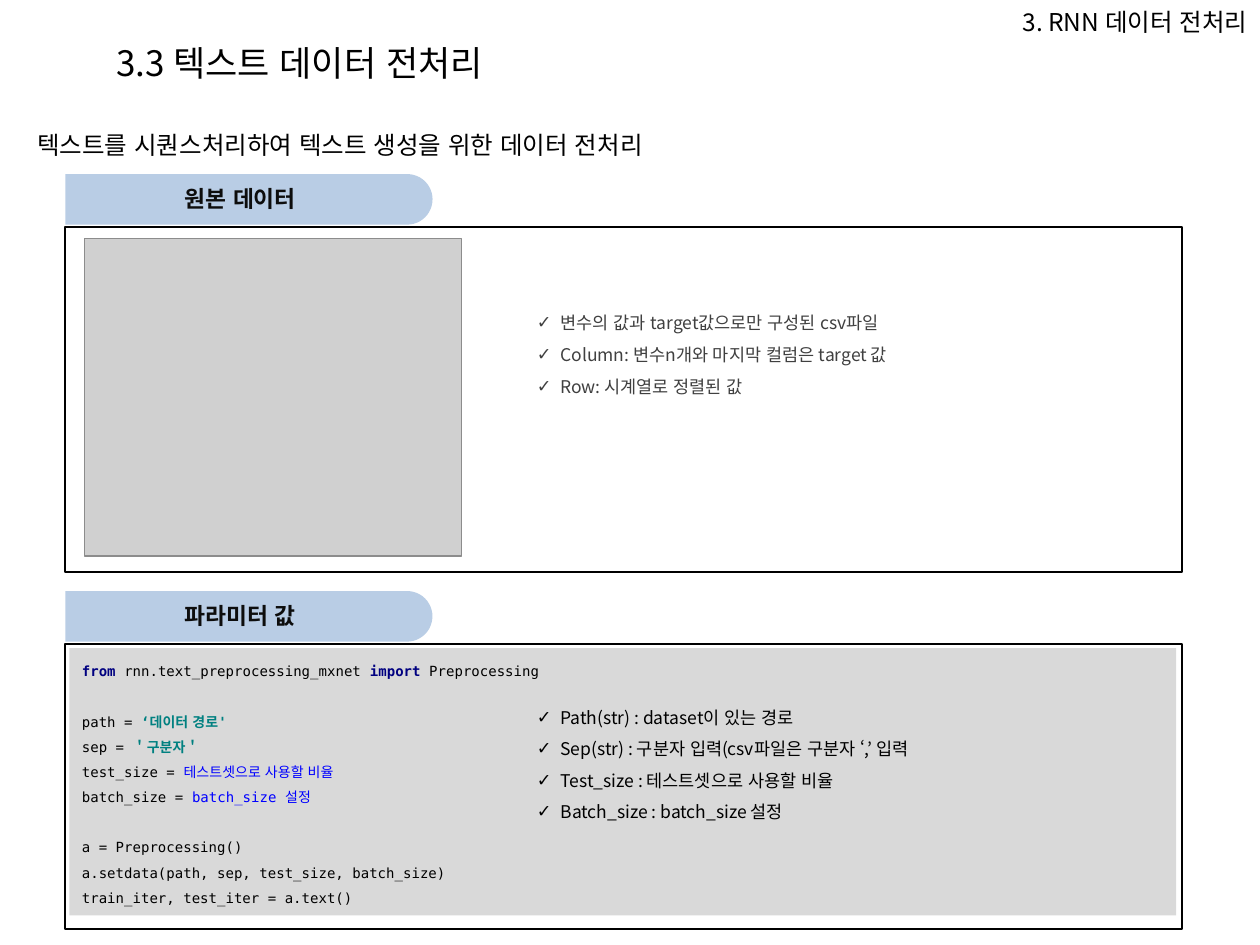
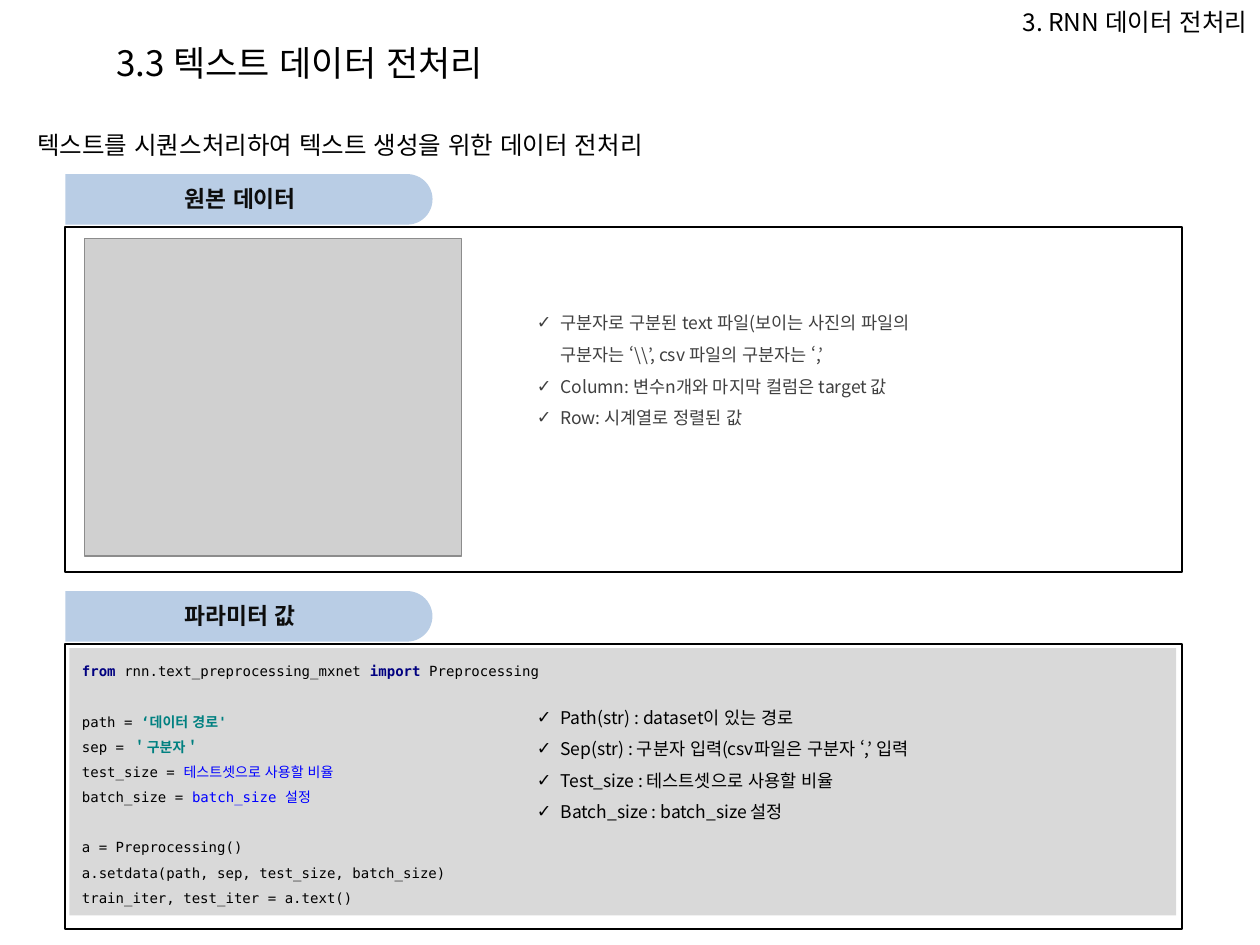
Before and after one commit to Heechul90/Preprocessing, a slide deck: slide 25 of 파이썬 전처리 코드 모듈화 설명.pptx (slide 23 before the commit). Drawn at 1260x945 pixels with LibreOffice and Linux fonts; fonts in the diff are those of the drawing; grey boxes stand for pictures; background and template pictures are left out. Boxes give left, top, right and bottom in pixels: in the first picture for what was removed or moved away, otherwise in the second. Text is boxed around its words. In the diff, an @@ line names an element or a change of style, - is before the commit and + after.

```diff
--- a/파이썬 전처리 코드 모듈화 설명.pptx
+++ b/파이썬 전처리 코드 모듈화 설명.pptx
@@ text at bbox=[561, 314, 909, 363]: text changed @@
-✓ 변수의 값과 target값으로만 구성된 csv파일
+✓ 구분자로 구분된 text 파일(보이는 사진의 파일의 구분자는 ‘\\’, csv 파일의 구분자는 ‘,’
```
Also in this commit, not shown: 2 other slides changed, 3 slides added, 1 slide removed, 3 other files.
